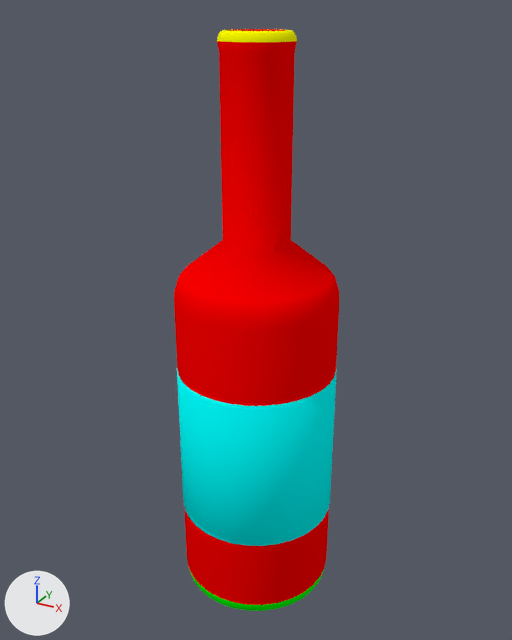
An edit to the Blender file blender/bottle.blend, drawn before and after from the same camera.
The view is the same before and after, from a 50 mm camera at (0.184, -0.336, 0.246) aimed at (-0.003, 0.004, 0.076). Every picture has the same lights, and +X, +Y and +Z are marked at lower left.
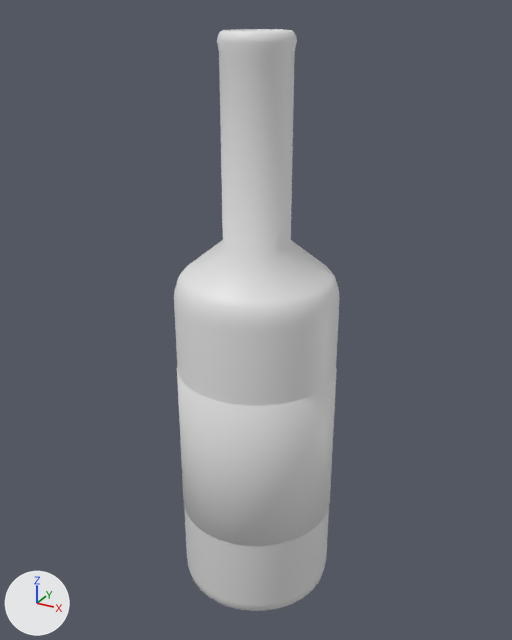
Patch to the scene script:
```diff
--- a/blender/bottle.blend.py
+++ b/blender/bottle.blend.py
@@ me_cylinder @@
 me_cylinder.from_pydata(...)  # 704 vertices, 674 faces; spans x -1.01..1.01, y -1.01..1.01, z -1.0..2.27
 # used by ob_cylinder; location = (0.0, 0.0, 0.0); scale = (0.0477, 0.0477, 0.104)
+# me_cylinder part 1: all 257 faces that had it switch from mat_tt_color_00 (red #ff0000) to no material
+# me_cylinder part 2: all 129 faces that had it switch from mat_tt_color_02 (green #00ff00) to no material
+# me_cylinder part 3: all 160 faces that had it switch from mat_tt_color_03 (yellow #ffff00) to no material
+# me_cylinder part 4: all 128 faces that had it switch from mat_tt_color_04 (cyan #00ffff) to no material
```

Changed parts and their boxes (x1, y1, x2, y2) in the pictures (512 x 640 px):
part 1 of me_cylinder, recoloured (red to grey)
    both: (174, 29, 340, 605)
part 2 of me_cylinder, recoloured (green to grey)
    both: (188, 566, 325, 611)
part 3 of me_cylinder, recoloured (yellow to white)
    both: (217, 29, 297, 42)
part 4 of me_cylinder, recoloured (cyan to grey)
    both: (177, 369, 337, 546)
